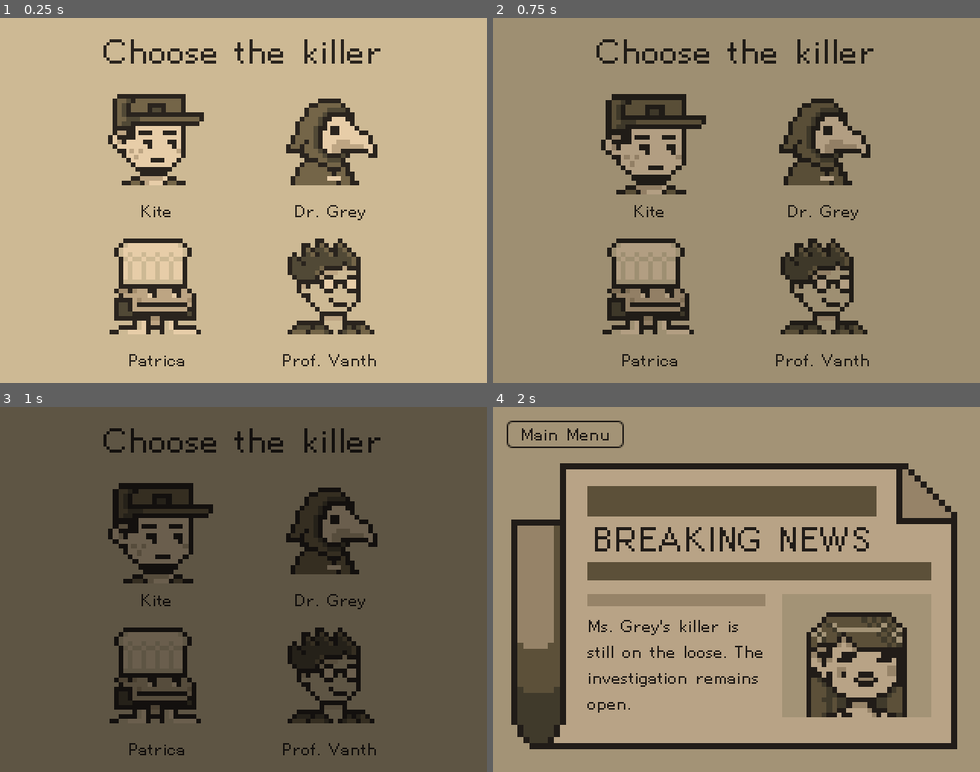
Above: before the commit, frames 1-4 (two rows, left to right).
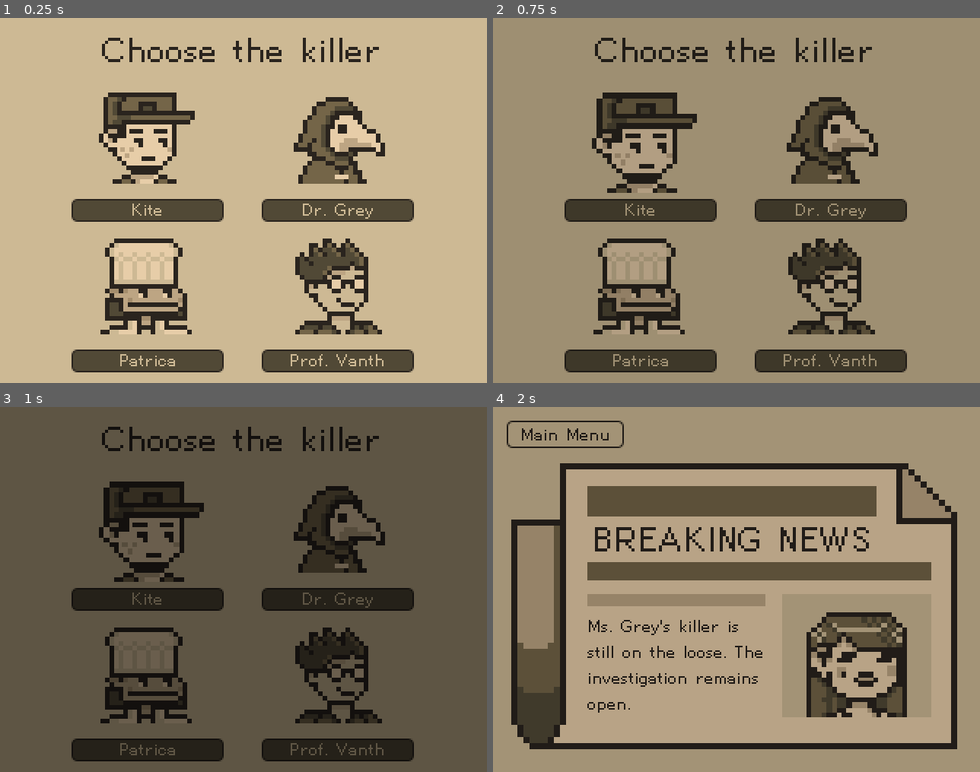
Above: after the commit, the same moments.

Repository: hkattt/game-off-2024
Game: Godot game, scene res://scenes/screens/accusation.tscn
Two runs of this game, one before a commit and one after it. Both use one fixed random seed, a clock stepped at 60 frames per second and the inputs below. This scene is started directly instead of the project's main scene. Sound files missing from this copy of the repository are replaced by a short silence.
Inputs (mouse positions are in pixels of both pictures, inside the frame that each line leads up to; where the layout moved, square brackets give the same spot in the first picture):
- Up to frame 1 (0.25 s): no input
- Up to frame 2 (0.75 s): click (639, 134) [648, 134] at 0.5 s
- Up to frame 3 (1 s): no input
- Up to frame 4 (2 s): tap Enter (ui_accept) at 1.25, 1.52 s; hold Right (ui_right) from 1.28 s (still down)

The runs differ from the first frame. In frame 1, 18% of the frame differs, in the area x 14-85%, y 5-98%; in frame 2, 17%; in frame 3, 15%; in frame 4, nothing differs.

Commit message:
Added name tags to the accusation scene

Diff:
--- a/game-off-2024/scenes/screens/accusation.tscn
+++ b/game-off-2024/scenes/screens/accusation.tscn
@@ -1,9 +1,10 @@
-[gd_scene load_steps=7 format=3 uid="uid://khbsfu8osnus"]
+[gd_scene load_steps=8 format=3 uid="uid://khbsfu8osnus"]
 
 [ext_resource type="Script" path="res://scripts/screens/accusation.gd" id="1_hq3lw"]
 [ext_resource type="FontFile" uid="uid://dq4pyxfiswi2f" path="res://assets/font/HelvetiPixel.ttf" id="2_5einh"]
 [ext_resource type="Texture2D" uid="uid://dekotuv2ccpvr" path="res://assets/minigames/child/child.png" id="3_2ig72"]
 [ext_resource type="Texture2D" uid="uid://bw4mdwexlhw3q" path="res://assets/minigames/doctor/doctor.png" id="4_pmh1n"]
+[ext_resource type="PackedScene" uid="uid://ckyvoe1dpicpw" path="res://scenes/ui/name_tag.tscn" id="4_vks1t"]
 [ext_resource type="Texture2D" uid="uid://267yj8mmwhh1" path="res://assets/minigames/chef/chef.png" id="5_ngj2i"]
 [ext_resource type="Texture2D" uid="uid://bbnd1yovc3guw" path="res://assets/minigames/computer-scientist/computer-scientist.png" id="6_b11og"]
 
@@ -35,7 +36,7 @@
 
 [node name="TopHBoxContainer" type="HBoxContainer" parent="MarginContainer/VBoxContainer"]
 layout_mode = 2
-theme_override_constants/separation = 50
+theme_override_constants/separation = 25
 alignment = 1
 
 [node name="ChildVBoxContainer" type="VBoxContainer" parent="MarginContainer/VBoxContainer/TopHBoxContainer"]
@@ -54,13 +55,9 @@
 texture_focused = ExtResource("3_2ig72")
 stretch_mode = 3
 
-[node name="ChildName" type="Label" parent="MarginContainer/VBoxContainer/TopHBoxContainer/ChildVBoxContainer"]
-texture_filter = 3
+[node name="ChildName" parent="MarginContainer/VBoxContainer/TopHBoxContainer/ChildVBoxContainer" instance=ExtResource("4_vks1t")]
 layout_mode = 2
-theme_override_colors/font_color = Color(0.164706, 0.141176, 0.117647, 1)
-theme_override_fonts/font = ExtResource("2_5einh")
-text = "Kite"
-horizontal_alignment = 1
+size_flags_vertical = 2
 
 [node name="DoctorVBoxContainer" type="VBoxContainer" parent="MarginContainer/VBoxContainer/TopHBoxContainer"]
 layout_mode = 2
@@ -78,17 +75,13 @@
 texture_focused = ExtResource("4_pmh1n")
 stretch_mode = 3
 
-[node name="DoctorName" type="Label" parent="MarginContainer/VBoxContainer/TopHBoxContainer/DoctorVBoxContainer"]
-texture_filter = 3
+[node name="DoctorName" parent="MarginContainer/VBoxContainer/TopHBoxContainer/DoctorVBoxContainer" instance=ExtResource("4_vks1t")]
 layout_mode = 2
-theme_override_colors/font_color = Color(0.164706, 0.141176, 0.117647, 1)
-theme_override_fonts/font = ExtResource("2_5einh")
-text = "Dr. Grey"
-horizontal_alignment = 1
+size_flags_vertical = 2
 
 [node name="BottomHBoxContainer" type="HBoxContainer" parent="MarginContainer/VBoxContainer"]
 layout_mode = 2
-theme_override_constants/separation = 50
+theme_override_constants/separation = 25
 alignment = 1
 
 [node name="ChefVBoxContainer" type="VBoxContainer" parent="MarginContainer/VBoxContainer/BottomHBoxContainer"]
@@ -107,13 +100,9 @@
 texture_focused = ExtResource("5_ngj2i")
 stretch_mode = 3
 
-[node name="ChefName" type="Label" parent="MarginContainer/VBoxContainer/BottomHBoxContainer/ChefVBoxContainer"]
-texture_filter = 3
+[node name="ChefName" parent="MarginContainer/VBoxContainer/BottomHBoxContainer/ChefVBoxContainer" instance=ExtResource("4_vks1t")]
 layout_mode = 2
-theme_override_colors/font_color = Color(0.164706, 0.141176, 0.117647, 1)
-theme_override_fonts/font = ExtResource("2_5einh")
-text = "Patrica"
-horizontal_alignment = 1
+size_flags_vertical = 2
 
 [node name="ComputerScientistVBoxContainer" type="VBoxContainer" parent="MarginContainer/VBoxContainer/BottomHBoxContainer"]
 layout_mode = 2
@@ -131,13 +120,9 @@
 texture_focused = ExtResource("6_b11og")
 stretch_mode = 3
 
-[node name="ComputerScientistName" type="Label" parent="MarginContainer/VBoxContainer/BottomHBoxContainer/ComputerScientistVBoxContainer"]
-texture_filter = 3
+[node name="ComputerScientistName" parent="MarginContainer/VBoxContainer/BottomHBoxContainer/ComputerScientistVBoxContainer" instance=ExtResource("4_vks1t")]
 layout_mode = 2
-theme_override_colors/font_color = Color(0.164706, 0.141176, 0.117647, 1)
-theme_override_fonts/font = ExtResource("2_5einh")
-text = "Prof. Vanth"
-horizontal_alignment = 1
+size_flags_vertical = 2
 
 [connection signal="button_up" from="MarginContainer/VBoxContainer/TopHBoxContainer/ChildVBoxContainer/ChildButton" to="." method="_on_child_button_button_up"]
 [connection signal="button_up" from="MarginContainer/VBoxContainer/TopHBoxContainer/DoctorVBoxContainer/DoctorButton" to="." method="_on_doctor_button_button_up"]
--- a/game-off-2024/scripts/screens/accusation.gd
+++ b/game-off-2024/scripts/screens/accusation.gd
@@ -5,12 +5,20 @@
 @onready var chef_button: TextureButton      = $MarginContainer/VBoxContainer/BottomHBoxContainer/ChefVBoxContainer/ChefButton
 @onready var scientist_button: TextureButton = $MarginContainer/VBoxContainer/BottomHBoxContainer/ComputerScientistVBoxContainer/CompurterScientistButton
 
+@onready var child_name: Panel     = $MarginContainer/VBoxContainer/TopHBoxContainer/ChildVBoxContainer/ChildName
+@onready var doctor_name: Panel    = $MarginContainer/VBoxContainer/TopHBoxContainer/DoctorVBoxContainer/DoctorName
+@onready var chef_name: Panel      = $MarginContainer/VBoxContainer/BottomHBoxContainer/ChefVBoxContainer/ChefName
+@onready var scientist_name: Panel = $MarginContainer/VBoxContainer/BottomHBoxContainer/ComputerScientistVBoxContainer/ComputerScientistName
+
 const victory_scene: PackedScene = preload("res://scenes/screens/victory.tscn")
 const lose_scene: PackedScene    = preload("res://scenes/screens/lose.tscn")
 
 # Called when the node enters the scene tree for the first time.
 func _ready() -> void:
-	pass
+	child_name.set_character_name("Kite")
+	doctor_name.set_character_name("Dr. Grey")
+	chef_name.set_character_name("Patrica")
+	scientist_name.set_character_name("Prof. Vanth")
 
 # Called every frame. 'delta' is the elapsed time since the previous frame.
 func _process(delta: float) -> void:
